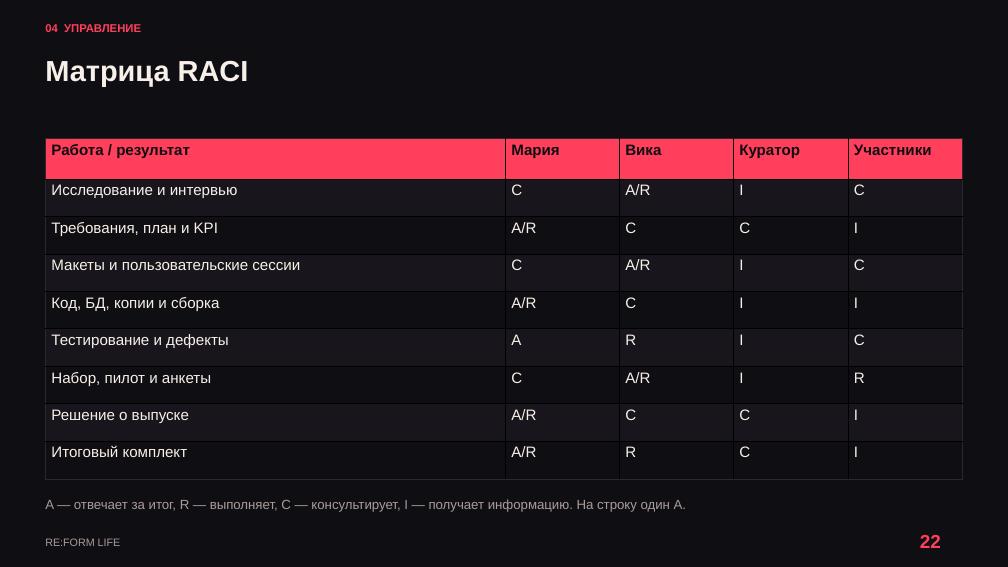
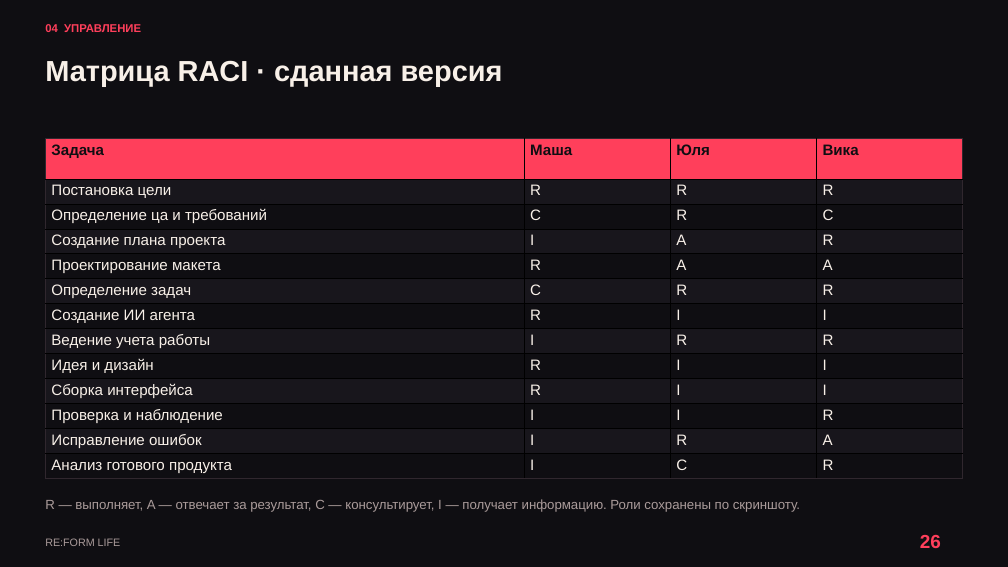
Before and after one commit to kartaamigo/RE-FORM-LIFE, a slide deck: slide 26 of docs/project-plan/RE_FORM_LIFE_Reviewed_Design.pptx (slide 22 before the commit). Drawn at 1008x567 pixels with LibreOffice and Linux fonts; fonts in the diff are those of the drawing. Boxes give left, top, right and bottom in pixels: in the first picture for what was removed or moved away, otherwise in the second. Text is boxed around its words. In the diff, an @@ line names an element or a change of style, - is before the commit and + after.

Commit message:
docs: incorporate submitted risk register and original RACI

```diff
--- a/docs/project-plan/RE_FORM_LIFE_Reviewed_Design.pptx
+++ b/docs/project-plan/RE_FORM_LIFE_Reviewed_Design.pptx
@@ text at box(45, 60, 503, 87): text changed @@
-Матрица RACI
+Матрица RACI · сданная версия
@@ table at box(45, 138, 963, 478) @@
-Работа / результат | Мария | Вика | Куратор | Участники
-Исследование и интервью | C | A/R | I | C
-Требования, план и KPI | A/R | C | C | I
-Макеты и пользовательские сессии | C | A/R | I | C
-Код, БД, копии и сборка | A/R | C | I | I
-Тестирование и дефекты | A | R | I | C
-Набор, пилот и анкеты | C | A/R | I | R
-Решение о выпуске | A/R | C | C | I
-Итоговый комплект | A/R | R | C | I
+Задача | Маша | Юля | Вика
+Постановка цели | R | R | R
+Определение ца и требований | C | R | C
+Создание плана проекта | I | A | R
+Проектирование макета | R | A | A
+Определение задач | C | R | R
+Создание ИИ агента | R | I | I
+Ведение учета работы | I | R | R
+Идея и дизайн | R | I | I
+Сборка интерфейса | R | I | I
+Проверка и наблюдение | I | I | R
+Исправление ошибок | I | R | A
+Анализ готового продукта | I | C | R
@@ text at box(45, 499, 800, 512): text changed @@
-A — отвечает за итог, R — выполняет, C — консультирует, I — получает информацию. На строку один A.
+R — выполняет, A — отвечает за результат, C — консультирует, I — получает информацию. Роли сохранены по скриншоту.
@@ text at box(920, 535, 941, 548): text changed @@
-22
+26
```
Also in this commit, not shown: 20 other slides changed, 7 slides added, 2 slides removed, 3 other files.
